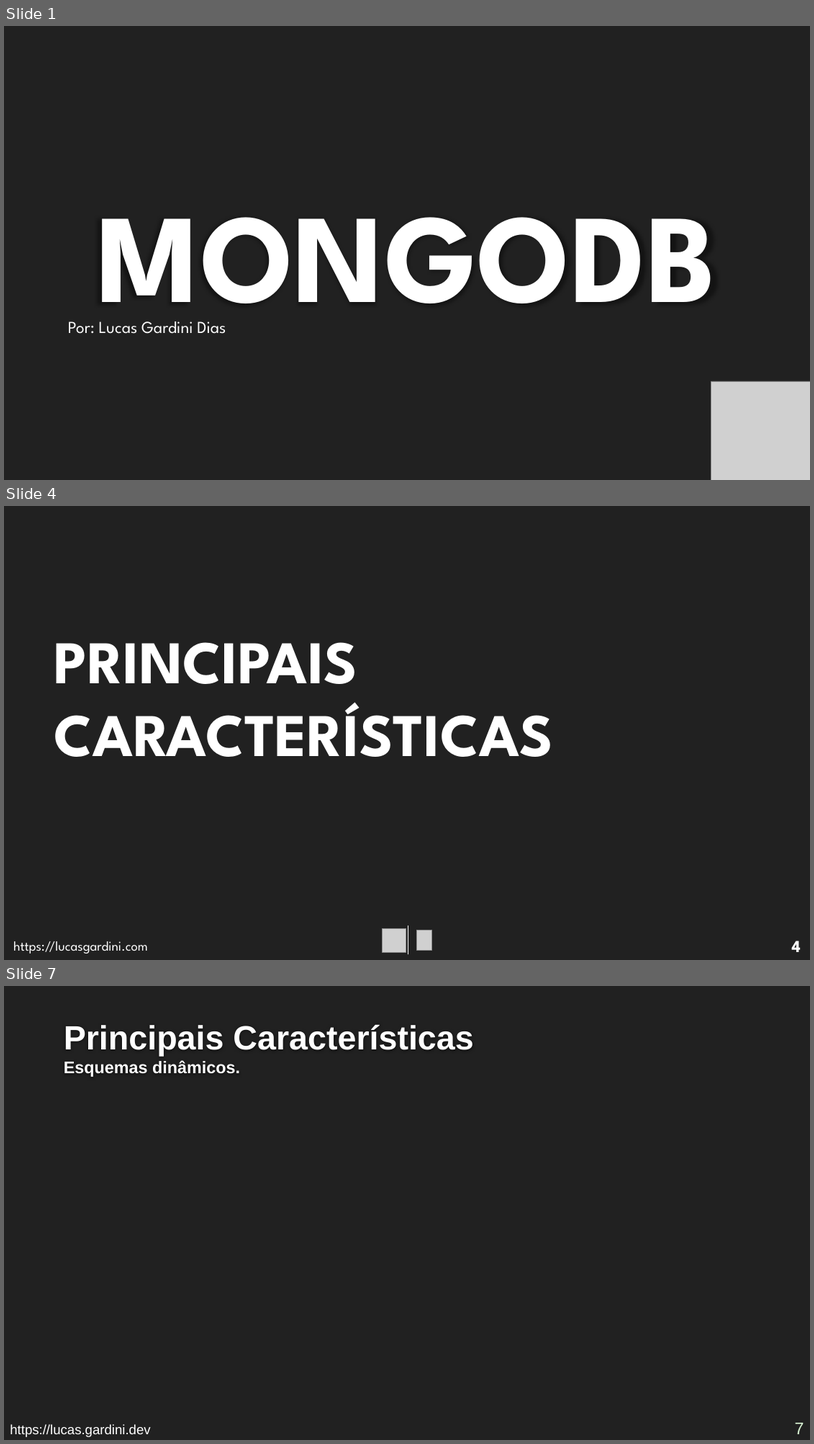
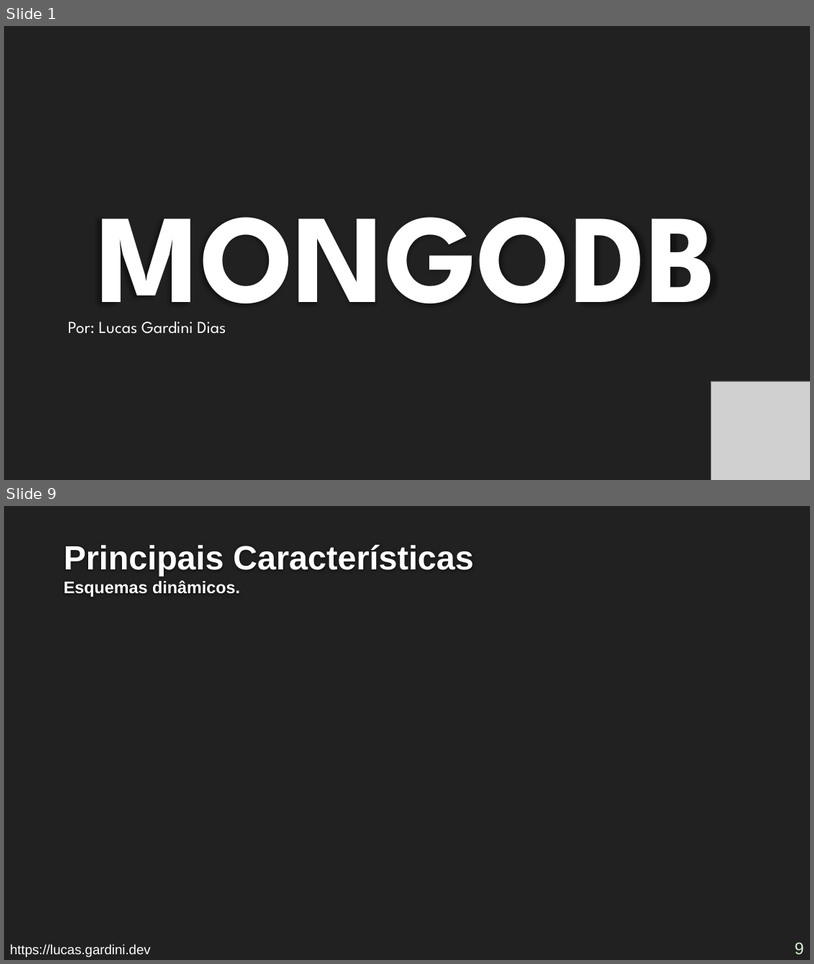
Before and after one commit to Lucas-Gardini/IFSP-ADS-BD2, a slide deck: mongodb/minicurso-mongodb.pptx. Shown one above the other, each under a label of ours: slides 1, 4 and 7 before the commit, slides 1 and 9 after it; the slides between them are not shown. The pictures are 814x1444 and 814x964 pixels, drawn with LibreOffice and Linux fonts; fonts in the diff are those of the drawing; grey boxes stand for pictures; background and template pictures are left out. Boxes give left, top, right and bottom in pixels: in the first picture for what was removed or moved away, otherwise in the second. Text is boxed around its words. In the diff, an @@ line names an element or a change of style, - is before the commit and + after.

```diff
--- a/mongodb/minicurso-mongodb.pptx
+++ b/mongodb/minicurso-mongodb.pptx
@@ slide 4 removed at (4, 506, 810, 960), background #212121 @@
@@ text removed at (54, 642, 554, 757) @@
-PRINCIPAIS
-CARACTERÍSTICAS
@@ picture removed at (383, 928, 406, 952) @@
@@ line removed from (409, 926) to (409, 954) @@
@@ picture removed at (417, 929, 432, 950) @@
@@ text removed at (13, 941, 148, 953) @@
-https://lucasgardini.com
@@ page number removed at (792, 940, 801, 952) @@
-4
@@ what was slide 7 is now slide 9 @@
@@ page number at (795, 942, 805, 954): text changed @@
-7
+9
```
Also in this commit, not shown: 4 slides changed, 4 slides added, 3 other files.
